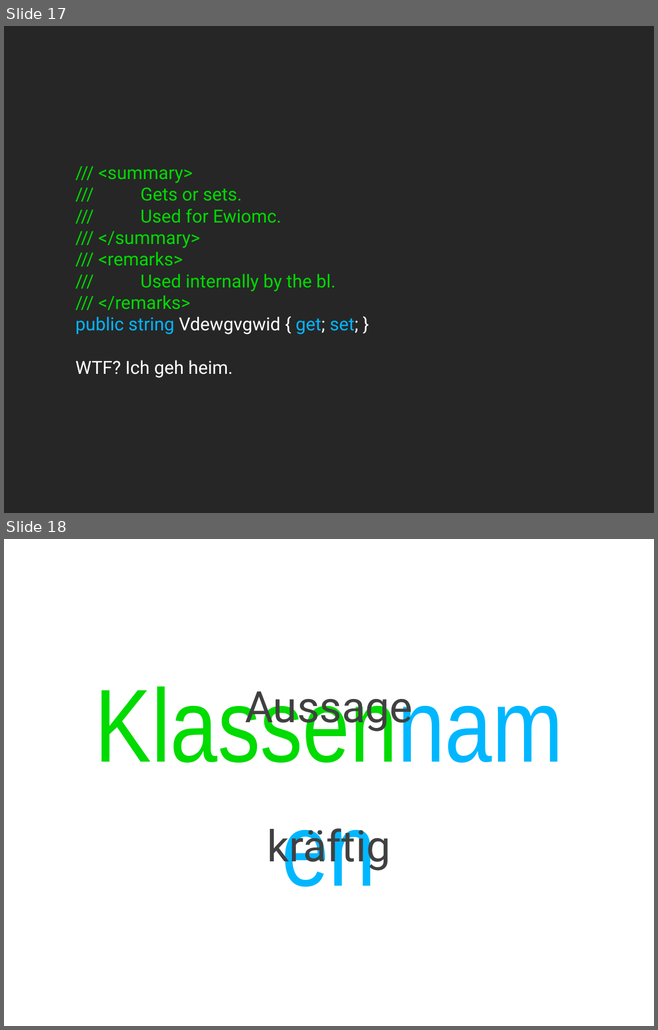
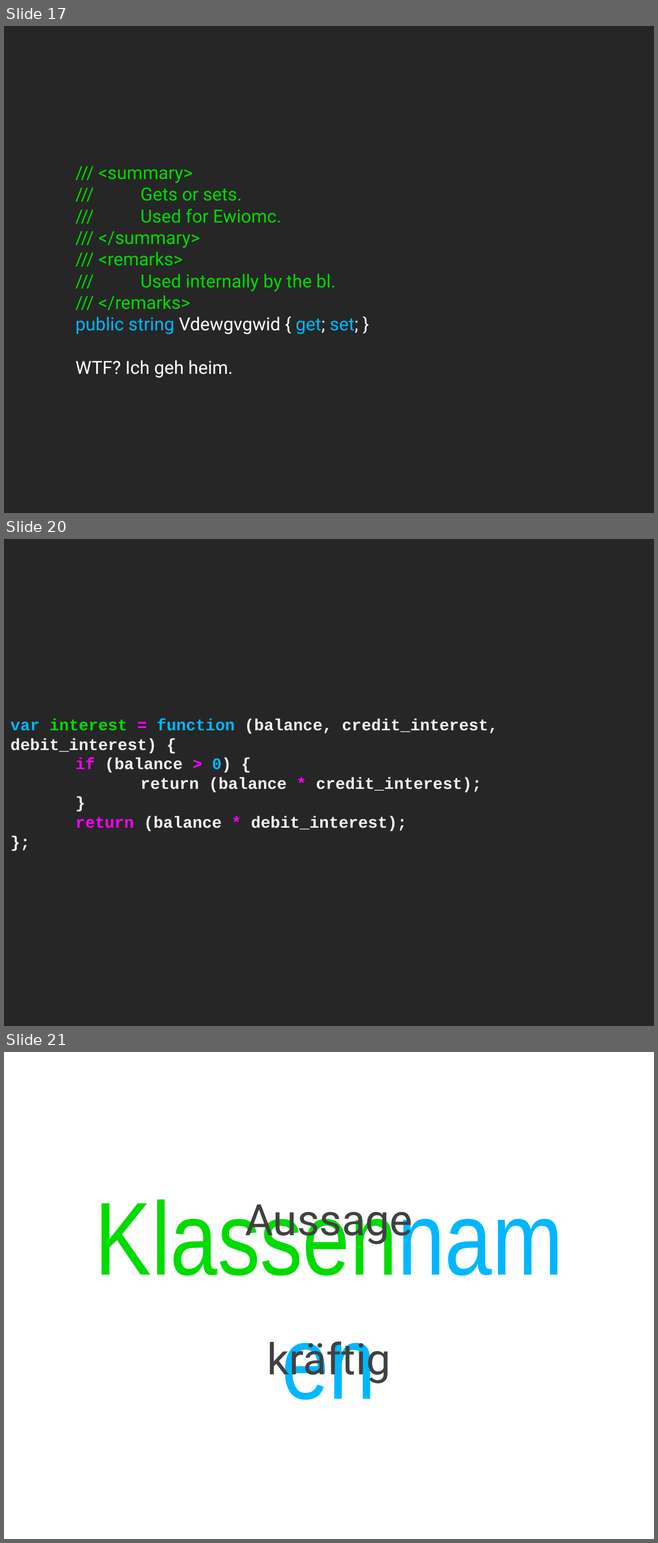
Before and after one commit to cessor/empathiccode, a slide deck: WeaselWords-DotnetDevCon.pptx. Shown one above the other, each under a label of ours: slides 17 and 18 before the commit, slides 17, 20 and 21 after it; the slides between them are not shown. The pictures are 658x1030 and 658x1543 pixels, drawn with LibreOffice and Linux fonts; fonts in the diff are those of the drawing. Boxes give left, top, right and bottom in pixels: in the first picture for what was removed or moved away, otherwise in the second. Text is boxed around its words. In the diff, an @@ line names an element or a change of style, - is before the commit and + after.

```diff
--- a/WeaselWords-DotnetDevCon.pptx
+++ b/WeaselWords-DotnetDevCon.pptx
@@ slide 20 added at bbox=[4, 539, 654, 1026], background #FFFFFF @@
@@ title added at bbox=[4, 539, 654, 1026], fill #262626, 18 pt, text #F2F2F2, bold @@
+var interest = function (balance, credit_interest, debit_interest) {
+if (balance > 0) {
+return (balance * credit_interest);
+}
+return (balance * debit_interest);
+};
@@ what was slide 18 is now slide 21 @@
```
Also in this commit, not shown: 1 slide changed, 2 other slides added.
